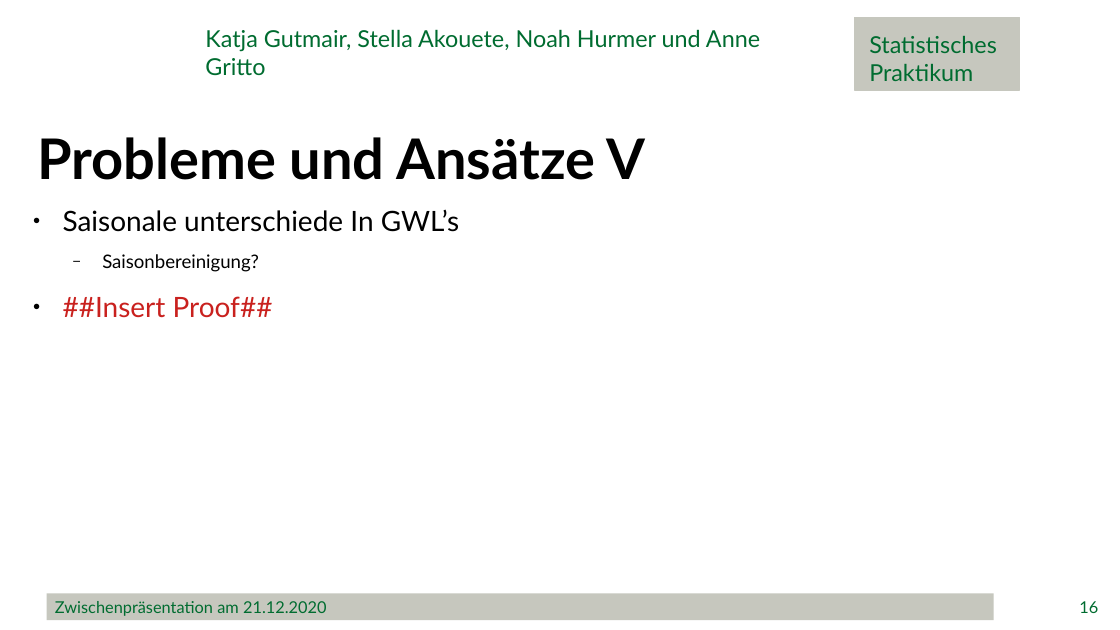
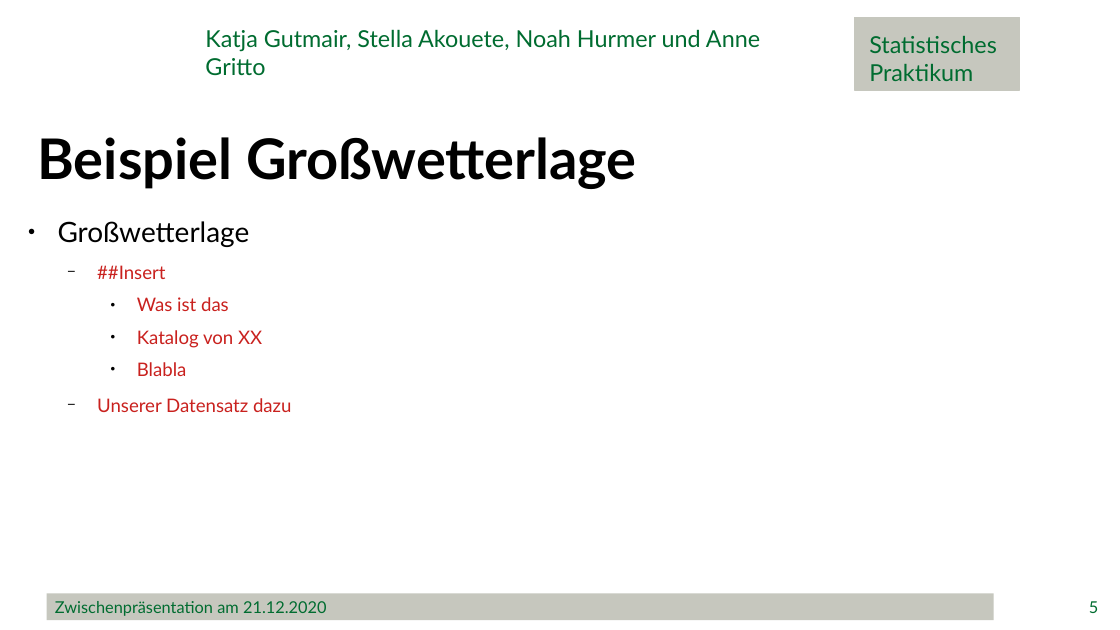
Before and after one commit to minimops/weatherFrog, a slide deck: slide 5 of ppt/Zwischenpraesentation_v1.1.pptx (slide 16 before the commit). Drawn at 1120x630 pixels with LibreOffice and Linux fonts; fonts in the diff are those of the drawing; background and template pictures are left out. Boxes give left, top, right and bottom in pixels: in the first picture for what was removed or moved away, otherwise in the second. Text is boxed around its words. In the diff, an @@ line names an element or a change of style, - is before the commit and + after.

```diff
--- a/ppt/Zwischenpraesentation_v1.1.pptx
+++ b/ppt/Zwischenpraesentation_v1.1.pptx
@@ text at bbox=[38, 137, 637, 189]: text changed @@
-Probleme und Ansätze V
+Beispiel Großwetterlage
@@ text at bbox=[58, 221, 291, 412]: text changed; size 24 to 16 pt; text colour #000000 to #C9211E @@
-● Saisonale unterschiede In GWL’s
-  − Saisonbereinigung?
-● ##Insert Proof##
+● Großwetterlage
+  − ##Insert
+    ● Was ist das
+    ● Katalog von XX
+    ● Blabla
+  − Unserer Datensatz dazu
@@ page number at bbox=[1089, 601, 1098, 613]: text changed @@
-16
+5
```
Also in this commit, not shown: 11 other slides changed, 2 slides added.
